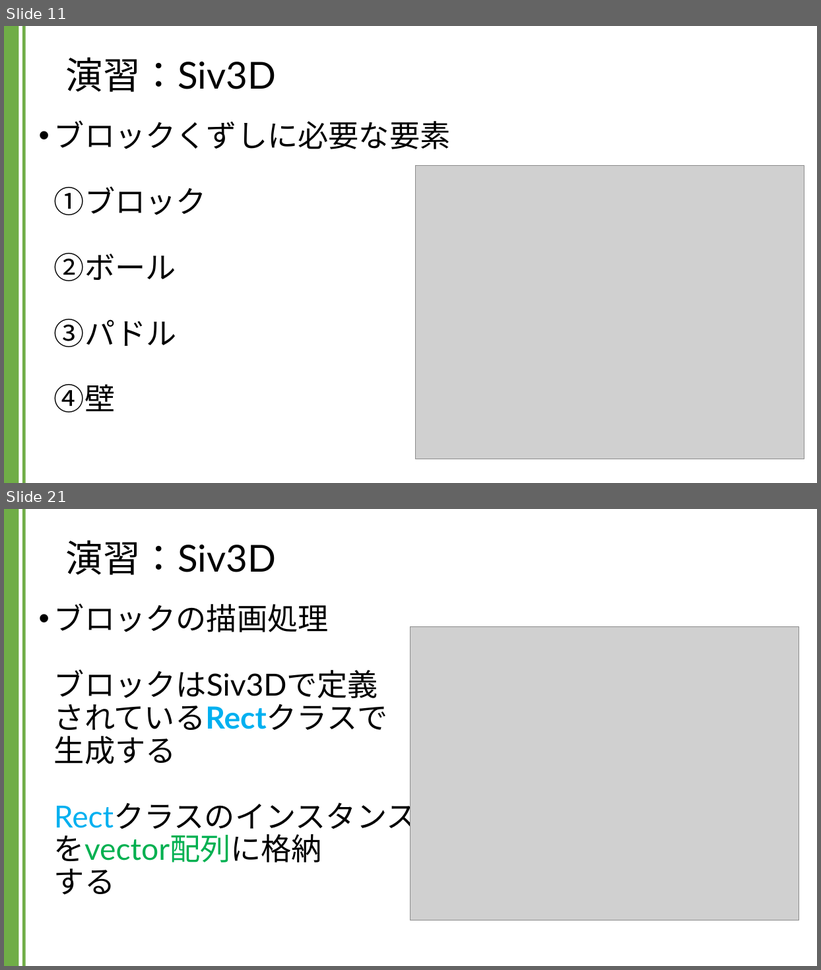
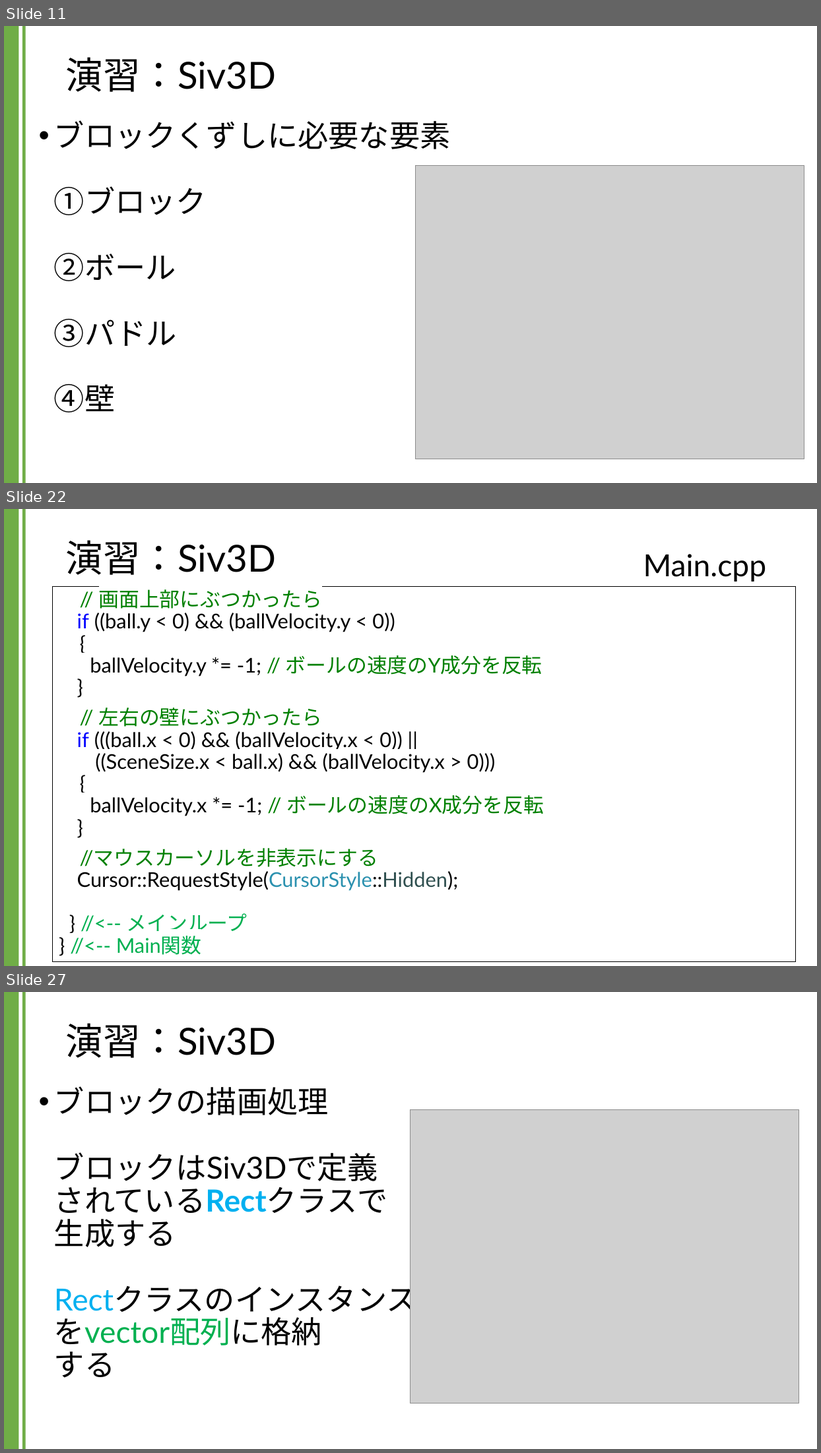
Before and after one commit to kic-murata/cpp2024, a slide deck: 授業資料/演習課題：Siv3D.pptx. Shown one above the other, each under a label of ours: slides 11 and 21 before the commit, slides 11, 22 and 27 after it; the slides between them are not shown. The pictures are 821x970 and 821x1453 pixels, drawn with LibreOffice and Linux fonts; fonts in the diff are those of the drawing; grey boxes stand for pictures; background and template pictures are left out. Boxes give left, top, right and bottom in pixels: in the first picture for what was removed or moved away, otherwise in the second. Text is boxed around its words. In the diff, an @@ line names an element or a change of style, - is before the commit and + after.

```diff
--- a/授業資料/演習課題：Siv3D.pptx
+++ b/授業資料/演習課題：Siv3D.pptx
@@ slide 22 added at (4, 509, 817, 966), background #FFFFFF; not listed: 2 template elements that a slide beside it also shows @@
@@ title added at (66, 540, 276, 575), 44 pt, text #000000 @@
+演習：Siv3D
@@ text added at (644, 554, 767, 582), 36 pt, text #000000 @@
+Main.cpp
@@ rectangle added at (53, 586, 796, 962), fill #FFFFFF, outline #000000 0.75 pt, 24 pt, text #000000 @@
+// 画面上部にぶつかったら
+if ((ball.y < 0) && (ballVelocity.y < 0))
+{
+ballVelocity.y *= -1; // ボールの速度のY成分を反転
+}
+// 左右の壁にぶつかったら
+if (((ball.x < 0) && (ballVelocity.x < 0)) ||
+((SceneSize.x < ball.x) && (ballVelocity.x > 0)))
+{
+ballVelocity.x *= -1; // ボールの速度のX成分を反転
+}
+//マウスカーソルを非表示にする
+Cursor::RequestStyle(CursorStyle::Hidden);
+} //<-- メインループ
+} //<-- Main関数
@@ what was slide 21 is now slide 27 @@
```
Also in this commit, not shown: 9 slides changed, 5 other slides added.
